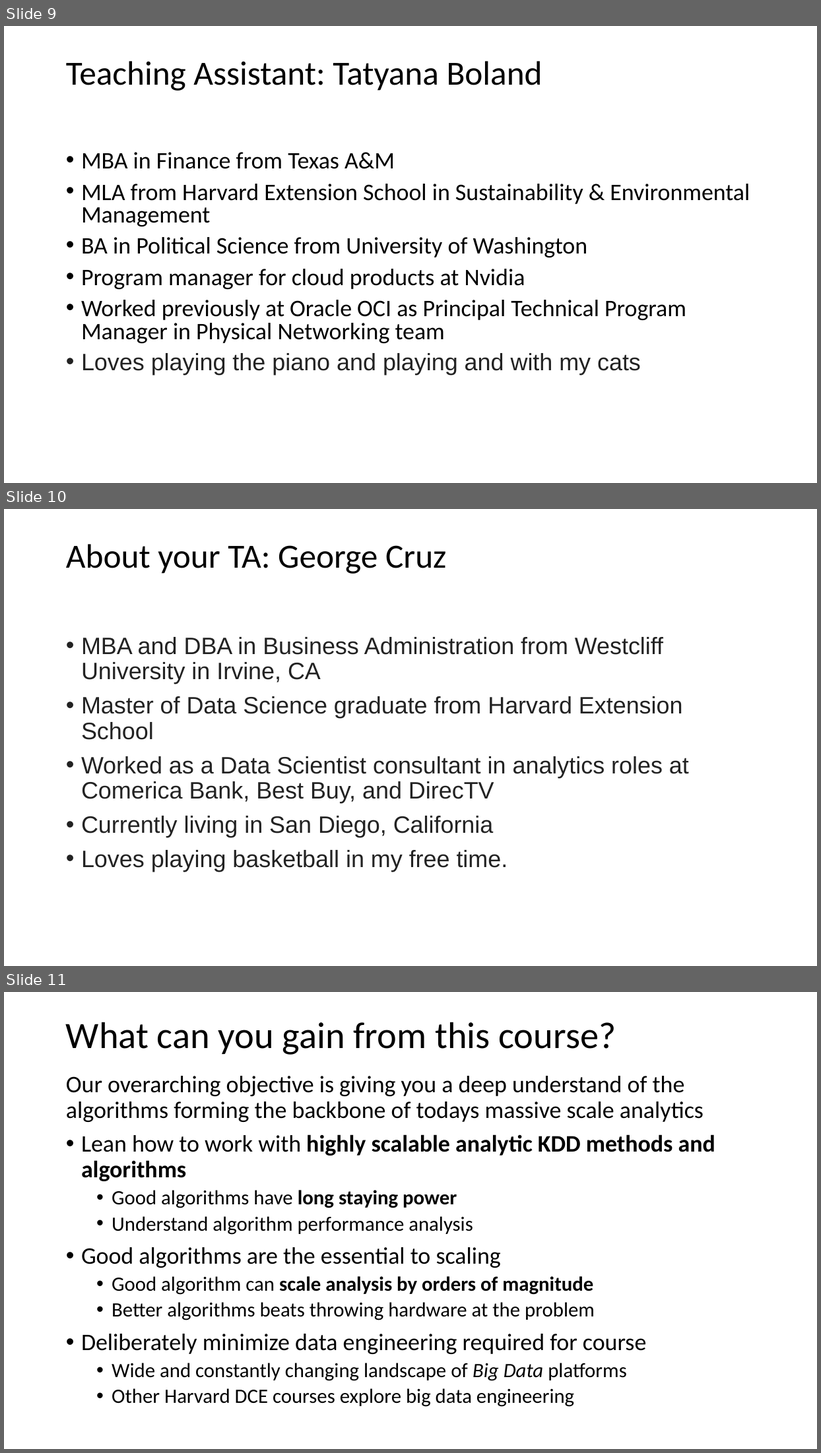
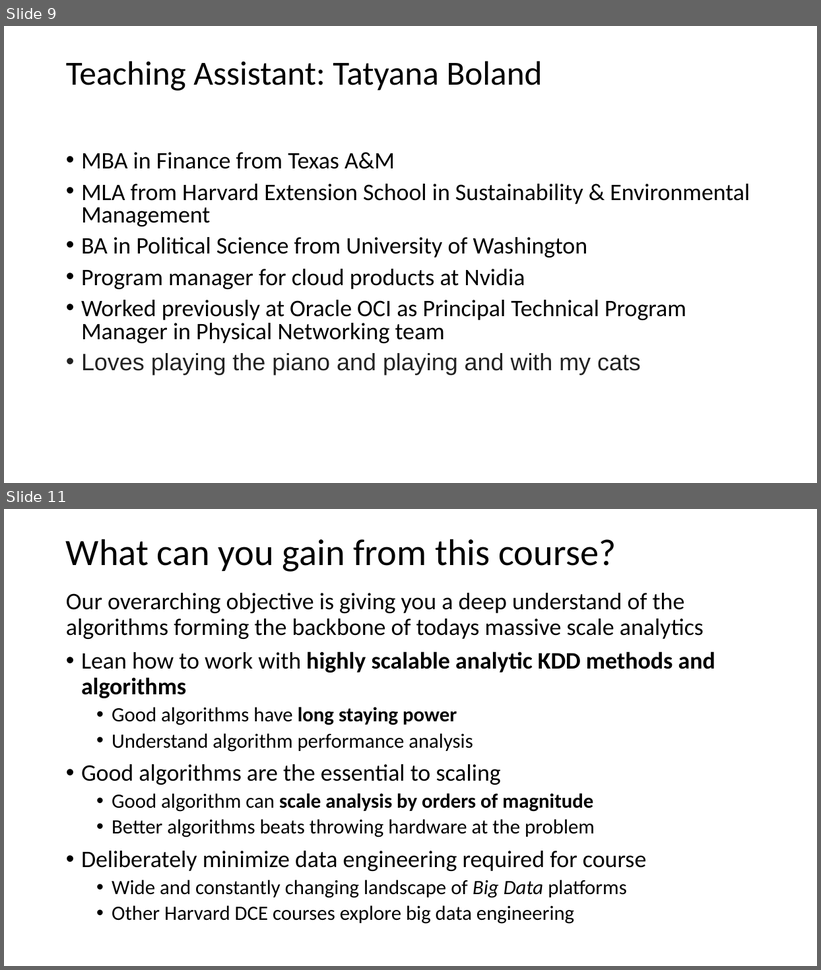
Before and after one commit to harelgabainew/school1, a slide deck: slides/1_Introduction.pptx. Shown one above the other, each under a label of ours: slides 9, 10 and 11 before the commit, slides 9 and 11 after it; the slides between them are not shown. The pictures are 821x1453 and 821x970 pixels, drawn with LibreOffice and Linux fonts; fonts in the diff are those of the drawing. Boxes give left, top, right and bottom in pixels: in the first picture for what was removed or moved away, otherwise in the second. Text is boxed around its words. In the diff, an @@ line names an element or a change of style, - is before the commit and + after.

```diff
--- a/slides/1_Introduction.pptx
+++ b/slides/1_Introduction.pptx
@@ slide 10 removed at (x1=4, y1=509, x2=817, y2=966), background #FFFFFF @@
@@ title removed at (x1=66, y1=544, x2=446, y2=574) @@
-About your TA: George Cruz
@@ text removed at (x1=81, y1=637, x2=689, y2=872) @@
-• MBA and DBA in Business Administration from Westcliff University in Irvine, CA
-• Master of Data Science graduate from Harvard Extension School
-• Worked as a Data Scientist consultant in analytics roles at Comerica Bank, Best Buy, and DirecTV
-• Currently living in San Diego, California
-• Loves playing basketball in my free time.
```
Also in this commit, not shown: 1 slide changed, 1 slide added.
